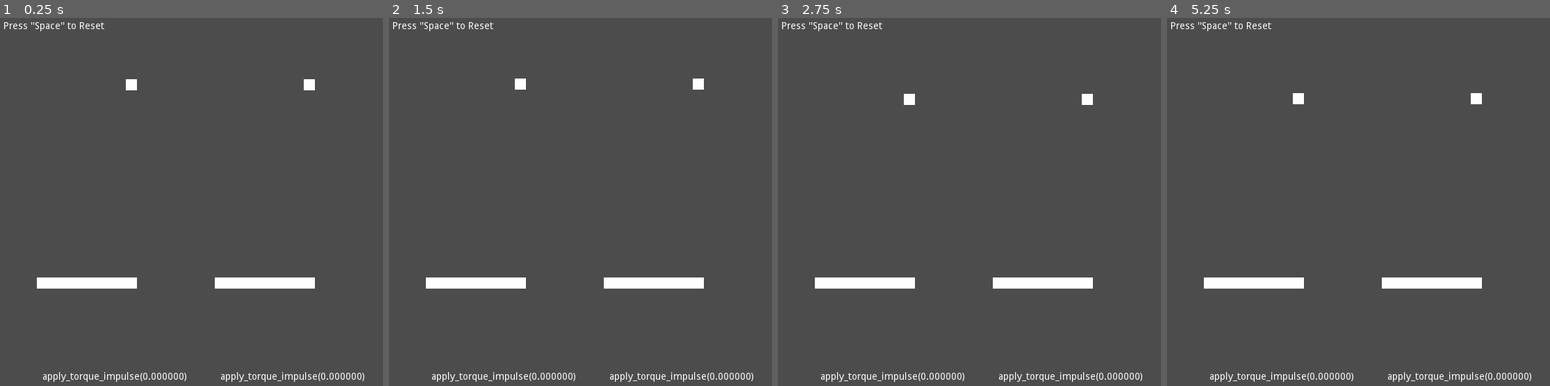
Above: before the commit, frames 1-4 (left to right).
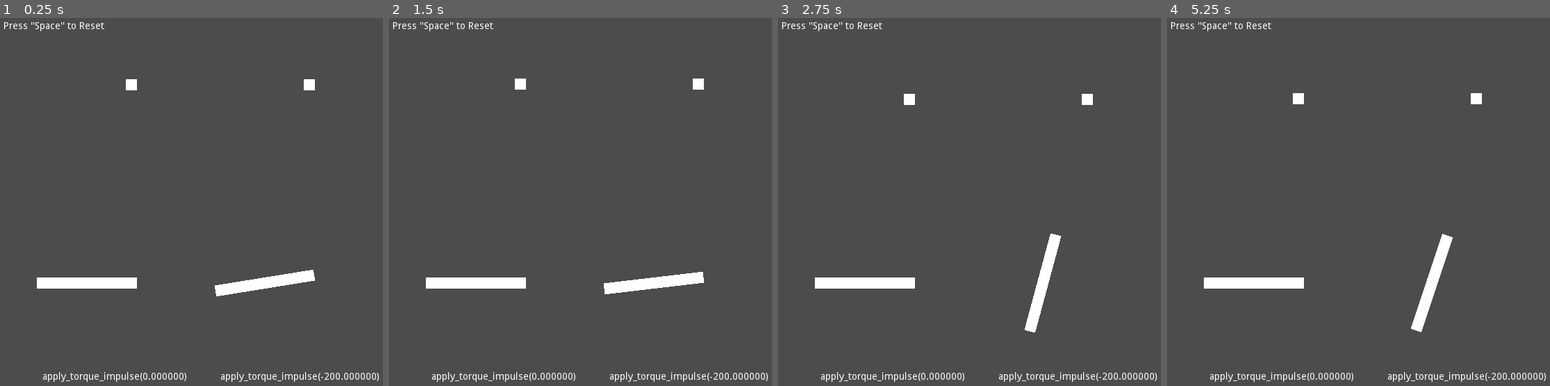
Above: after the commit, the same moments.

Repository: krscott/godot-rigidbody-bug-demo
Game: Godot game, scene res://Demo.tscn
Two runs of this game, one before a commit and one after it. Both use one fixed random seed, a clock stepped at 60 frames per second and the inputs below.
Inputs:
- Up to frame 1 (0.25 s): no input
- Up to frame 2 (1.5 s): tap Space at 0.5, 1.25 s; tap Enter (ui_accept) at 0.77 s
- Up to frame 3 (2.75 s): tap Enter (ui_accept) at 1.52 s; tap Space at 2 s
- Up to frame 4 (5.25 s): tap Space at 2.75, 3.5, 4.25 s; tap Enter (ui_accept) at 3.02, 3.77, 4.52 s

The runs differ from the first frame. In frame 1, 0.7% of the frame differs, in the area x 56-99%, y 68-99%; in frame 2, 0.6%; in frame 3, 1.6%; in frame 4, 1.6%, in the area x 56-99%, y 58-99%.

Commit message:
Add workaround fix

Diff:
--- a/Demo.tscn
+++ b/Demo.tscn
@@ -51,7 +51,6 @@
 __meta__ = {
 "_edit_group_": true
 }
-workaround = false
 __info_label_path = NodePath("../../Label")
 
 [node name="CollisionShape2D" type="CollisionShape2D" parent="MotorDelay/Paddle"]
@@ -84,6 +83,7 @@
 __meta__ = {
 "_edit_group_": true
 }
+delay_force = false
 __info_label_path = NodePath("../../Label2")
 
 [node name="CollisionShape2D" type="CollisionShape2D" parent="MotorImmediate/Paddle"]
--- a/Paddle.gd
+++ b/Paddle.gd
@@ -7,7 +7,7 @@
 export var __info_label_path: NodePath
 onready var info_label := get_node(__info_label_path) as Label
 
-var force := 0.0
+var torque := 0.0
 
 
 func _ready() -> void:
@@ -15,23 +15,23 @@
 
 	if delay_force:
 		yield(get_tree().create_timer(1), "timeout")
-	force = -200.0
+	torque = -200.0
 
 
 func _process(_delta: float) -> void:
-	info_label.text = "apply_torque_impulse(%f)" % force
+	info_label.text = "apply_torque_impulse(%f)" % torque
 
 
 func _physics_process(_delta: float) -> void:
 	if workaround:
-		apply_torque_impulse_fixed(force)
+		apply_torque_impulse(torque)
 	else:
-		apply_torque_impulse(force)
+		.apply_torque_impulse(torque)
 
 
-func apply_torque_impulse_fixed(force: float) -> void:
-	apply_torque_impulse(force)
-	if not is_zero_approx(force):
+func apply_torque_impulse(torque: float) -> void:
+	.apply_torque_impulse(torque)
+	if not is_zero_approx(torque):
 		var original_can_sleep := can_sleep
 		can_sleep = false
 		can_sleep = original_can_sleep
Binary file added: demo-workaround.gif
